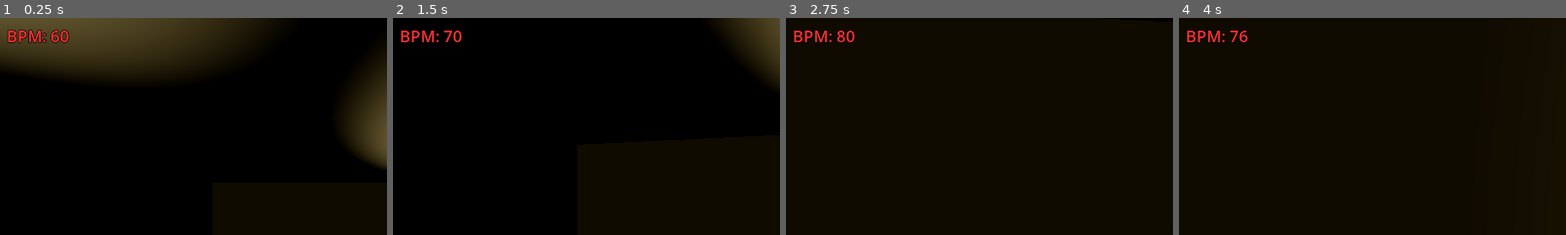
Above: before the commit, frames 1-4 (left to right).
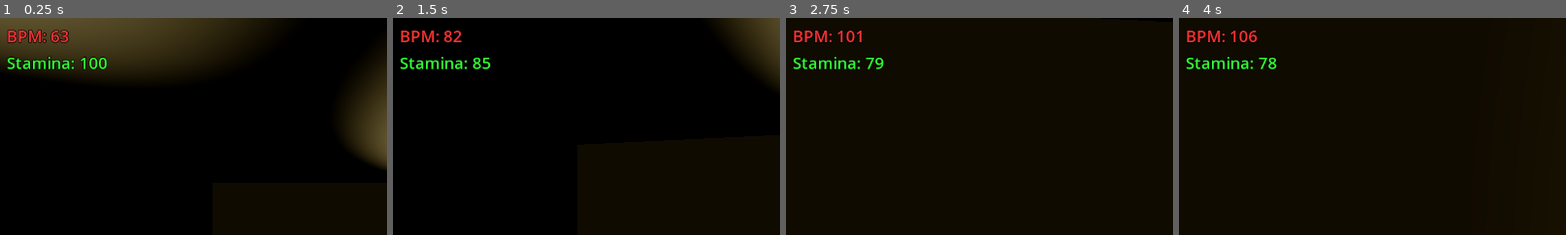
Above: after the commit, the same moments.

Repository: BradyKearley/2026UOttawaHack
Game: Godot game, scene res://Tscn's/map.tscn
Same seed, same stepped clock (60 frames per second), same inputs: the game is played once before the commit and once after it.
Inputs (mouse positions are % of the whole screen's width and height, from its top left):
- Up to frame 1 (0.25 s): no input
- Up to frame 2 (1.5 s): move the mouse to (55, 50) at 0.52 s; hold Shift (sprint) 0.53-1.28 s; hold W (move_forward) from 0.53 s (still down); move the mouse to (45, 50) at 1.27 s; tap Shift (sprint) at 1.35 s
- Up to frame 3 (2.75 s): keep holding W (move_forward); move the mouse to (52, 48) at 2.02 s; hold Shift (sprint) from 2.03 s (still down)
- Up to frame 4 (4 s): keep holding W (move_forward); move the mouse to (49, 52) at 2.77 s; release Shift (sprint) at 2.78 s; tap Shift (sprint) at 2.85 s; move the mouse to (57, 51) at 3.52 s; hold Shift (sprint) from 3.53 s (still down)
The pictures show only the part of the screen within x 0-50%, y 0-50%; the shares and areas given below are measured in that part.

The runs differ from the first frame. In frame 1, 0.8% of the frame differs, in the area x 1-28%, y 5-24%; in frame 2, 0.8%; in frame 3, 0.7%; in frame 4, 0.8%.

Commit message:
Winded Sprinting needs sfx

Diff:
--- a/Tscn's/Player.gd
+++ b/Tscn's/Player.gd
@@ -16,6 +16,7 @@
 @onready var camera = $Camera3D
 var camera_base_y = 1.6
 @onready var bpm_label = $CanvasLayer/BPMLabel
+@onready var stamina_label = $CanvasLayer/StaminaLabel
 
 # Movement smoothing
 const ACCELERATION = 8.0
@@ -39,6 +40,15 @@
 # Monster proximity effects
 var monster_bpm_modifier: float = 0.0  # Additional BPM from being near monster
 
+# Stamina system
+var stamina: float = 100.0  # Current stamina
+const MAX_STAMINA = 100.0
+const STAMINA_DRAIN_RATE = 20.0  # Stamina per second while sprinting
+const STAMINA_RECOVERY_RATE = 15.0  # Stamina per second while not sprinting
+const MIN_STAMINA_TO_SPRINT = 0.0  # Minimum stamina needed to start sprinting
+var is_winded: bool = false
+var winded_sound_played: bool = false
+
 # Visual effects for high heart rate
 var vignette_intensity: float = 0.0
 const MAX_VIGNETTE = 0.3
@@ -73,12 +83,37 @@
 	if not is_on_floor():
 		velocity.y -= gravity * delta
 
-	# Check if sprinting
-	var is_sprinting = Input.is_action_pressed("sprint") and is_on_floor()
+	# Update stamina
+	var wants_to_sprint = Input.is_action_pressed("sprint") and is_on_floor()
+	var can_sprint = stamina >= MIN_STAMINA_TO_SPRINT and not is_winded
+
+	# Check if sprinting (requires stamina)
+	var is_sprinting = wants_to_sprint and can_sprint
+
+	# Get input direction to check if moving
+	var input_dir = Input.get_vector("move_left", "move_right", "move_forward", "move_back")
+	var is_moving = input_dir.length() > 0.1
+
+	# Drain stamina while sprinting and moving
+	if is_sprinting and is_moving:
+		stamina = max(0.0, stamina - STAMINA_DRAIN_RATE * delta)
+		if stamina <= 0.0:
+			is_winded = true
+			if not winded_sound_played:
+				# TODO: Play winded audio sound here
+				# winded_sound.play()
+				winded_sound_played = true
+				print("Player is winded!")
+	elif not wants_to_sprint:
+		# Only recover stamina when not trying to sprint
+		stamina = min(MAX_STAMINA, stamina + STAMINA_RECOVERY_RATE * delta)
+		if stamina >= MAX_STAMINA * 0.3:  # Reset winded state at 30% stamina
+			is_winded = false
+			winded_sound_played = false
+
 	var current_speed = SPRINT_SPEED if is_sprinting else WALK_SPEED
 
-	# Get input direction
-	var input_dir = Input.get_vector("move_left", "move_right", "move_forward", "move_back")
+	# Get direction for movement
 	var direction = (transform.basis * Vector3(input_dir.x, 0, input_dir.y)).normalized()
 
 	# Apply movement with smooth acceleration/deceleration
@@ -172,6 +207,17 @@
 	if bpm_label:
 		bpm_label.text = "BPM: " + str(int(heart_bpm))
 
+	# Update stamina display
+	if stamina_label:
+		stamina_label.text = "Stamina: " + str(int(stamina))
+		# Change color based on stamina level
+		if stamina < 30.0:
+			stamina_label.label_settings.font_color = Color(1, 0.2, 0.2, 1)  # Red when low
+		elif stamina < 60.0:
+			stamina_label.label_settings.font_color = Color(1, 1, 0.2, 1)  # Yellow when medium
+		else:
+			stamina_label.label_settings.font_color = Color(0.2, 1, 0.2, 1)  # Green when high
+
 	# Adjust playback speed based on BPM - moderate scaling
 	# pitch_scale also controls playback speed in Godot
 	if heartbeat_sound:
@@ -181,7 +227,7 @@
 
 		# Much louder at high BPM: starts at 0 dB, goes up to +40 dB at max
 		var volume_boost = remap(heart_bpm, NORMAL_BPM, MAX_BPM, 0.0, 40.0)
-		heartbeat_sound.volume_db = 0 + volume_boost
+		heartbeat_sound.volume_db = -135 + volume_boost
 
 		# Start playing if not already
 		if not heartbeat_sound.playing:
--- a/Tscn's/Player.tscn
+++ b/Tscn's/Player.tscn
@@ -12,6 +12,12 @@
 [sub_resource type="LabelSettings" id="LabelSettings_bpm"]
 font_size = 24
 font_color = Color(1, 0.2, 0.2, 1)
+outline_size = 4
+outline_color = Color(0, 0, 0, 1)
+
+[sub_resource type="LabelSettings" id="LabelSettings_stamina"]
+font_size = 24
+font_color = Color(0.2, 1, 0.2, 1)
 outline_size = 4
 outline_color = Color(0, 0, 0, 1)
 
@@ -43,3 +49,11 @@
 offset_bottom = 50.0
 text = "BPM: 60"
 label_settings = SubResource("LabelSettings_bpm")
+
+[node name="StaminaLabel" type="Label" parent="CanvasLayer"]
+offset_left = 10.0
+offset_top = 50.0
+offset_right = 200.0
+offset_bottom = 90.0
+text = "Stamina: 100"
+label_settings = SubResource("LabelSettings_stamina")
--- a/Tscn's/map.tscn
+++ b/Tscn's/map.tscn
@@ -82,4 +82,4 @@
 sky_mode = 1
 
 [node name="Monster" parent="." instance=ExtResource("4_d3e62")]
-transform = Transform3D(10, 0, 0, 0, 10, 0, 0, 0, 10, 0, 1.8434372, 37.753178)
+transform = Transform3D(10, 0, 0, 0, 10, 0, 0, 0, 10, 0, 1.8434372, 8.569124)
